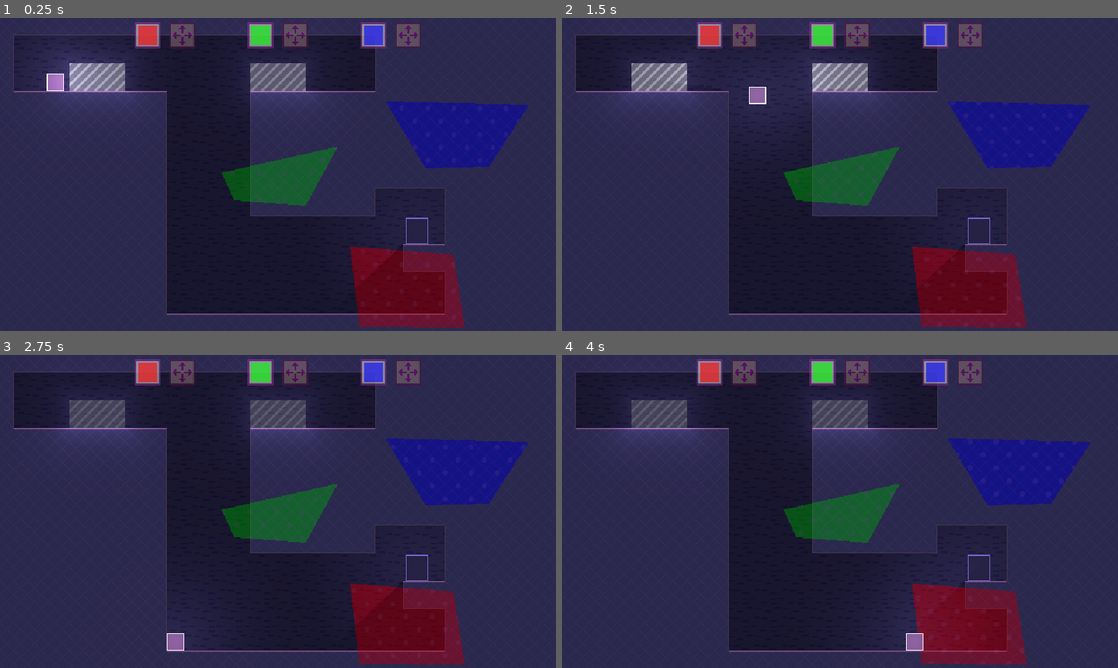
Above: before the commit, frames 1-4 (two rows, left to right).
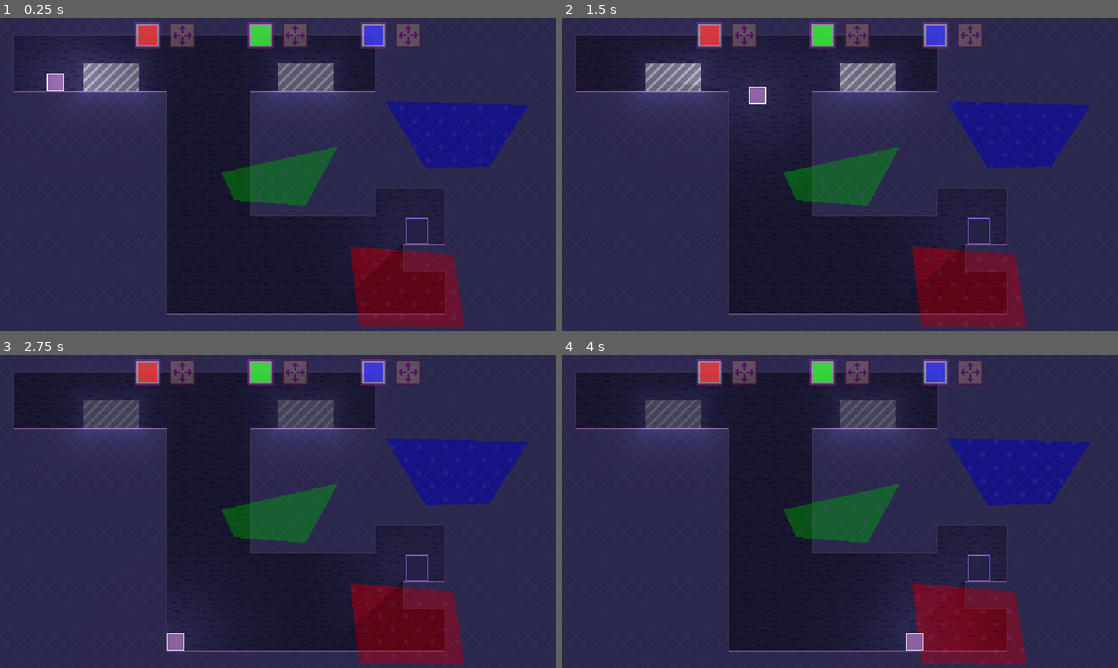
Above: after the commit, the same moments.

Repository: robotmaster/game-off-2026
Game: Godot game, scene res://scenes/rooms/moving/two_areas.tscn
The game is run twice, just before and just after one commit, with the same random seed, the same clock (stepped at 60 frames per second) and the same inputs. This scene is started directly instead of the project's main scene.
Inputs:
- Up to frame 1 (0.25 s): no input
- Up to frame 2 (1.5 s): hold Shift (move_slow) 0.53-1.28 s; hold Right (right) from 0.53 s (still down); tap B (revert_jump) at 0.77 s; tap X (switch_edit) at 1.35 s
- Up to frame 3 (2.75 s): tap B (revert_jump) at 1.52 s; release Right (right) at 2.03 s; hold Left (left) from 2.03 s (still down); tap Z (toggle_play) at 2.1 s
- Up to frame 4 (4 s): release Left (left) at 2.78 s; hold Right (right) from 2.78 s (still down); tap Shift (move_slow) at 2.85 s; tap B (revert_jump) at 3.02, 3.77 s; tap X (switch_edit) at 3.6 s

The runs differ from the first frame. In frame 1, 1.4% of the frame differs, in the area x 10-63%, y 14-25%; in frame 2, 1.4%; in frame 3, 1.4%; in frame 4, 1.4%.

Commit message:
changed some more stuff

Diff:
--- a/game-off-2026/scenes/room.tscn
+++ b/game-off-2026/scenes/room.tscn
@@ -13,7 +13,6 @@
 [ext_resource type="Script" uid="uid://qsfnwordlsme" path="res://scripts/current_polygon_outline.gd" id="6_7dqbv"]
 [ext_resource type="Script" uid="uid://bnsxvblbr143l" path="res://scripts/polygon_canvas.gd" id="8_dynfe"]
 [ext_resource type="Shader" uid="uid://djb465hsx6mjh" path="res://shaders/polygon_outline.gdshader" id="9_3j2fx"]
-[ext_resource type="Script" uid="uid://b4c2tt5ppfj4" path="res://scripts/polygon_centroid_display.gd" id="9_eom3m"]
 [ext_resource type="Script" uid="uid://cj0q4ogykxlvw" path="res://scripts/intersection_area.gd" id="10_vfrn5"]
 [ext_resource type="PackedScene" uid="uid://cgxb67qxv75m" path="res://scenes/dont_touch/polygon_info_ui.tscn" id="15_vfrn5"]
 
@@ -141,9 +140,8 @@
 script = ExtResource("6_7dqbv")
 Room = NodePath("../../..")
 
-[node name="PolygonCentroidDisplay" type="Node2D" parent="MainPolygons/PolygonDisplays" unique_id=596787214 node_paths=PackedStringArray("Room")]
-script = ExtResource("9_eom3m")
-Room = NodePath("../../..")
+[node name="PolygonCentroidDisplay" type="Node2D" parent="MainPolygons/PolygonDisplays" unique_id=596787214]
+visible = false
 
 [node name="CanvasLayer" type="CanvasLayer" parent="." unique_id=1856965162]
 script = SubResource("GDScript_dynfe")
--- a/game-off-2026/scenes/rooms/moving/moving_poly_intro.tscn
+++ b/game-off-2026/scenes/rooms/moving/moving_poly_intro.tscn
@@ -3,6 +3,7 @@
 [ext_resource type="PackedScene" uid="uid://b8ioekin6ogii" path="res://scenes/room.tscn" id="1_6gygu"]
 [ext_resource type="PackedScene" uid="uid://bb5wm8lt3m5hk" path="res://scenes/special_scenes/polygon_move_area.tscn" id="2_6gygu"]
 [ext_resource type="Texture2D" uid="uid://cev8n5oedbx37" path="res://sprites/trigger_hints.png" id="3_n74t1"]
+[ext_resource type="FontFile" uid="uid://dj4krrmnr7cdn" path="res://fonts/ari-w9500-display.ttf" id="4_j283h"]
 
 [sub_resource type="GDScript" id="GDScript_jw5gh"]
 script/source = "extends TriggerHint
@@ -34,6 +35,11 @@
 		spawn_hint_timer = spawn_hint_initial_value
 "
 
+[sub_resource type="LabelSettings" id="LabelSettings_jw5gh"]
+font = ExtResource("4_j283h")
+outline_size = 8
+outline_color = Color(0, 0, 0, 1)
+
 [sub_resource type="GDScript" id="GDScript_j283h"]
 script/source = "extends TriggerHint
 
@@ -114,8 +120,8 @@
 var original_positions := [Vector2(-9999, 0), Vector2(-9999, 0), Vector2(-9999, 0)]
 
 func inherit_ready() -> void:
-	spawn_hint_timer = -16.0
-	spawn_hint_initial_value = -16.0
+	spawn_hint_timer = -5.0
+	spawn_hint_initial_value = -5.0
 
 func override_hint_time_increment(delta: float) -> void:
 	if original_positions[0].x == -9999:
@@ -172,7 +178,17 @@
 [node name="XTrigger" type="Area2D" parent="." index="6" unique_id=1116313981]
 script = SubResource("GDScript_jw5gh")
 
-[node name="Hint" type="Sprite2D" parent="XTrigger" index="0" unique_id=1296088840]
+[node name="Hint" type="Node2D" parent="XTrigger" index="0" unique_id=376888107]
+
+[node name="Label" type="Label" parent="XTrigger/Hint" index="0" unique_id=1237231840]
+offset_left = -246.0
+offset_top = 59.0
+offset_right = -192.0
+offset_bottom = 82.0
+text = "Switch"
+label_settings = SubResource("LabelSettings_jw5gh")
+
+[node name="Hint2" type="Sprite2D" parent="XTrigger/Hint" index="1" unique_id=1296088840]
 position = Vector2(-264, 67)
 texture = ExtResource("3_n74t1")
 vframes = 10
@@ -227,10 +243,21 @@
 position = Vector2(-264, 120)
 shape = SubResource("RectangleShape2D_apwu6")
 
-[node name="Hint" type="Sprite2D" parent="ZTrigger" index="1" unique_id=2042505563]
-position = Vector2(-264, 67)
-texture = ExtResource("3_n74t1")
-vframes = 10
+[node name="Hint" type="Node2D" parent="ZTrigger" index="1" unique_id=1099286863]
+position = Vector2(-264, 120)
+
+[node name="Hint" type="Sprite2D" parent="ZTrigger/Hint" index="0" unique_id=1445898699]
+position = Vector2(0, -52)
+texture = ExtResource("3_n74t1")
+vframes = 10
+
+[node name="Label" type="Label" parent="ZTrigger/Hint" index="1" unique_id=496992639]
+offset_left = 18.0
+offset_top = -60.0
+offset_right = 82.0
+offset_bottom = -37.0
+text = "Toggle"
+label_settings = SubResource("LabelSettings_jw5gh")
 
 [node name="ZExitTrigger" type="Area2D" parent="." index="10" unique_id=107251399]
 script = SubResource("GDScript_2kkdi")
@@ -239,10 +266,20 @@
 position = Vector2(-264, 120)
 shape = SubResource("RectangleShape2D_apwu6")
 
-[node name="Hint" type="Sprite2D" parent="ZExitTrigger" index="1" unique_id=107611369]
+[node name="Hint" type="Node2D" parent="ZExitTrigger" index="1" unique_id=130213182]
+
+[node name="Hint" type="Sprite2D" parent="ZExitTrigger/Hint" index="0" unique_id=107611369]
 position = Vector2(-264, 67)
 texture = ExtResource("3_n74t1")
 vframes = 10
+
+[node name="Label" type="Label" parent="ZExitTrigger/Hint" index="1" unique_id=1166701064]
+offset_left = -246.0
+offset_top = 59.0
+offset_right = -192.0
+offset_bottom = 82.0
+text = "Toggle"
+label_settings = SubResource("LabelSettings_jw5gh")
 
 [node name="Exit" parent="." index="11" unique_id=1218272071]
 position = Vector2(48, 64)
--- a/game-off-2026/scenes/rooms/moving/two_areas.tscn
+++ b/game-off-2026/scenes/rooms/moving/two_areas.tscn
@@ -9,12 +9,12 @@
 tile_map_data = PackedByteArray("AADs/woAAAABAAEAAAABAAsAAAABAAIAAAACAAsAAAABAAIAAAADAAsAAAABAAIAAAAEAAsAAAABAAIAAAAFAA …(11216 unchanged characters)…
 
 [node name="PolygonMoveArea" parent="SpecialElements/PolygonMoveAreas" parent_id_path=PackedInt32Array(907422819) index="0" unique_id=1462012580 instance=ExtResource("2_7rtko")]
-position = Vector2(64, -256)
+position = Vector2(80, -256)
 polygon = PackedVector2Array(-304, 128, -240, 128, -240, 160, -304, 160)
 blue_translate_allowed = true
 
 [node name="PolygonMoveArea2" parent="SpecialElements/PolygonMoveAreas" parent_id_path=PackedInt32Array(907422819) index="1" unique_id=1814940687 instance=ExtResource("2_7rtko")]
-position = Vector2(304, -224)
+position = Vector2(336, -224)
 polygon = PackedVector2Array(-336, 96, -272, 96, -272, 128, -336, 128)
 green_translate_allowed = true
 
